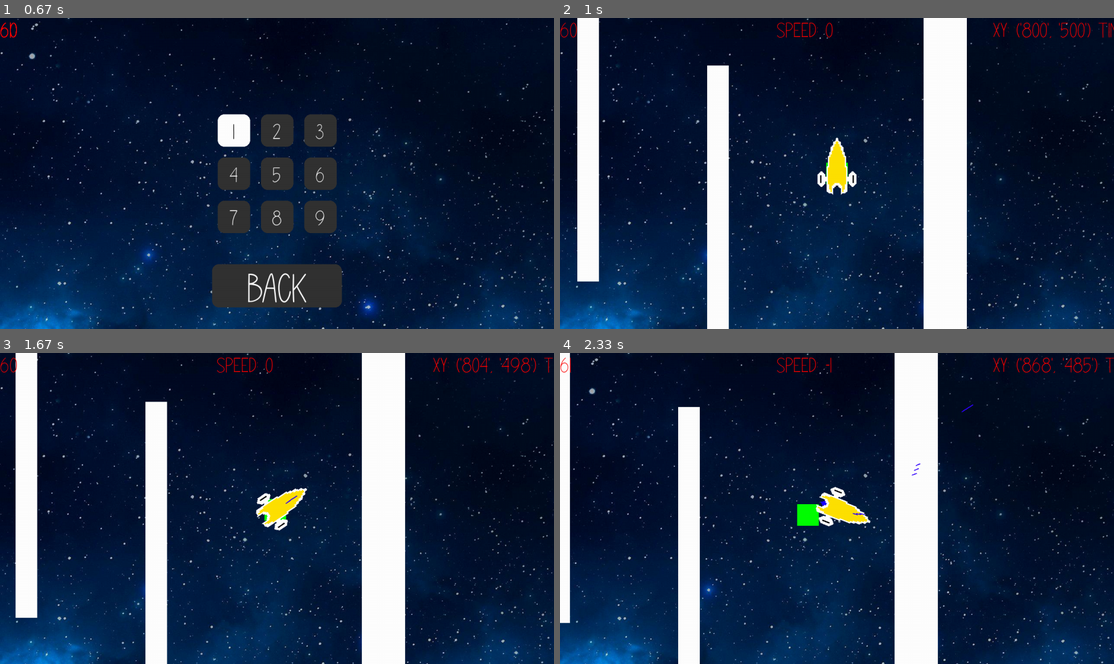
Above: before the commit, frames 1-4 (two rows, left to right).
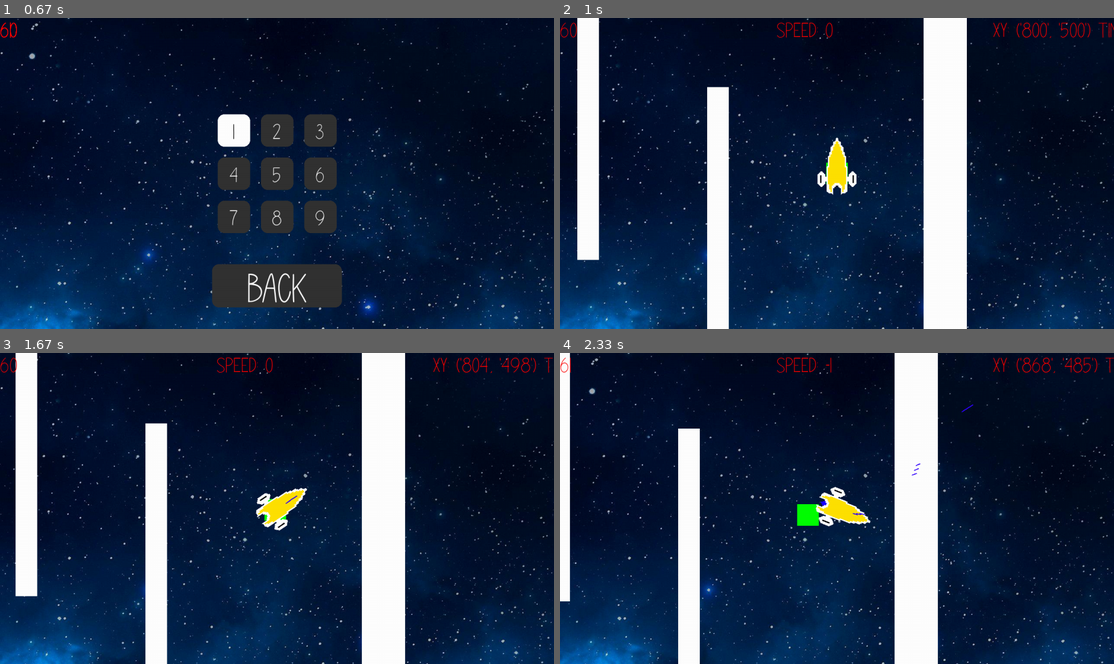
Above: after the commit, the same moments.

Repository: williamjamesj/pygame-project-williamjamesj
Game: pygame game, started from main.py
Two runs of this game, one before a commit and one after it. Both use one fixed random seed, a clock stepped at 60 frames per second and the inputs below.
Inputs (mouse positions are in pixels of both pictures, inside the frame that each line leads up to):
- Up to frame 1 (0.67 s): click (277, 142) at 0.38 s
- Up to frame 2 (1 s): click (792, 129) at 0.72 s
- Up to frame 3 (1.67 s): hold Right 1-1.47 s; move the mouse to (454, 499) at 1.03 s; hold Up from 1.5 s (still down); tap Space at 1.57 s
- Up to frame 4 (2.33 s): release Up at 1.8 s; hold Right 1.83-2.3 s; tap Space at 1.9, 2.2 s

Frame 1 is identical in both runs. In frame 2, 0.6% of the frame differs, in the area x 3-31%, y 15-85%; in frame 3, 0.6%; in frame 4, 0.4%.

Commit message:
level one was definitely too hard, and has now been fixed

Diff:
--- a/levels.py
+++ b/levels.py
@@ -10,11 +10,11 @@
     globals.playerspaceship = Spaceship(globals.spawnPointLocation,"yellowspaceship",10,0.1,0,2)
     globals.allobjects.add(globals.playerspaceship)
     globals.screen.blit(globals.backgroundpicture, (0,0))
-    globals.allnonplayers.add(Barrier(500,250,50,650)) # Wall 1
-    globals.allnonplayers.add(Barrier(200,100,50,650)) # Wall 2
-    globals.allnonplayers.add(Barrier(-100,250,50,650)) # Wall 3
-    globals.allnonplayers.add(Barrier(-400,100,50,650)) # Wall 4
-    globals.allnonplayers.add(Barrier(-850,700,500,50)) # Wall 5
+    globals.allnonplayers.add(Barrier(500,300,50,600)) # Wall 1
+    globals.allnonplayers.add(Barrier(200,100,50,600)) # Wall 2
+    globals.allnonplayers.add(Barrier(-100,300,50,600)) # Wall 3
+    globals.allnonplayers.add(Barrier(-400,100,50,600)) # Wall 4
+    globals.allnonplayers.add(Barrier(-800,650,400,50)) # Wall 5
     globals.allnonplayers.add(Barrier(-1000,0,2000,100)) # Top
     globals.allnonplayers.add(Barrier(-1100,0,100,1000)) # Left
     globals.allnonplayers.add(Barrier(-1000,900,2000,100)) # Bottom
